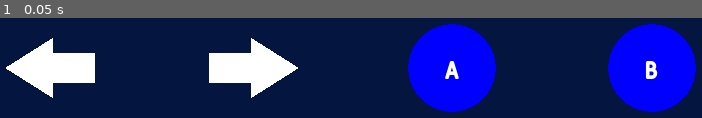
Above: before the commit, frame 1.
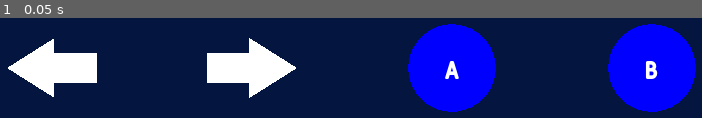
Above: after the commit, the same moment.

Repository: codemonsters/racekombat
Game: Godot game, scene res://Menu.tscn
The game is run twice, just before and just after one commit, with the same random seed, the same clock (stepped at 60 frames per second) and the same inputs.
Inputs:
- Up to frame 1 (0.05 s): no input

The runs differ from the first frame. In frame 1, 0.6% of the frame differs, in the area x 0-43%, y 20-80%.

Commit message:
¡Los botones ya responden a clicks! :tada:
Fixes #2

Diff:
--- a/client/Menu.gd
+++ b/client/Menu.gd
@@ -1,21 +1,17 @@
 extends Node
 
 
-# Declare member variables here. Examples:
-# var a = 2
-# var b = "text"
+var containers = {
+	1: "ArrowLeft",
+	2: "ArrowRight",
+	3: "ButtonA",
+	4: "ButtonB",
+
+}
 
 
-# Called when the node enters the scene tree for the first time.
+func _on_container_gui_input(event, container_number):
 
-## Called every frame. 'delta' is the elapsed time since the previous frame.
-#func _process(delta):
-#	print($Arrow.scale)
-#	$Arrow.scale += 0.25 * $Arrow.scale
-#	pass
-
-
-#func _on_Timer_timeout():
-#	print($Arrow.scale)
-#	$Arrow.scale += 0.25 * $Arrow.scale
-#	pass # Replace with function body.
+	if (event is InputEventMouseButton or event is InputEventScreenTouch) \
+			and event.pressed:
+		print(containers[container_number])
--- a/client/Menu.tscn
+++ b/client/Menu.tscn
@@ -19,26 +19,27 @@
 [node name="HSplitContainer2" type="HSplitContainer" parent="."]
 margin_right = 640.0
 margin_bottom = 720.0
+dragger_visibility = 2
 __meta__ = {
 "_edit_use_anchors_": false
 }
 
-[node name="CenterContainer3" type="CenterContainer" parent="HSplitContainer2"]
-margin_right = 314.0
+[node name="CenterContainer1" type="CenterContainer" parent="HSplitContainer2"]
+margin_right = 320.0
 margin_bottom = 720.0
 size_flags_horizontal = 3
 __meta__ = {
 "_edit_use_anchors_": false
 }
 
-[node name="ArrowLeft" parent="HSplitContainer2/CenterContainer3" instance=ExtResource( 1 )]
-margin_left = 157.0
+[node name="ArrowLeft" parent="HSplitContainer2/CenterContainer1" instance=ExtResource( 1 )]
+margin_left = 160.0
 margin_top = 360.0
-margin_right = 157.0
+margin_right = 160.0
 margin_bottom = 360.0
 
 [node name="CenterContainer2" type="CenterContainer" parent="HSplitContainer2"]
-margin_left = 326.0
+margin_left = 320.0
 margin_right = 640.0
 margin_bottom = 720.0
 size_flags_horizontal = 3
@@ -47,9 +48,9 @@
 }
 
 [node name="ArrowRight" parent="HSplitContainer2/CenterContainer2" instance=ExtResource( 3 )]
-margin_left = 157.0
+margin_left = 160.0
 margin_top = 360.0
-margin_right = 157.0
+margin_right = 160.0
 margin_bottom = 360.0
 
 [node name="HSplitContainer" type="HSplitContainer" parent="."]
@@ -61,7 +62,7 @@
 "_edit_use_anchors_": false
 }
 
-[node name="CenterContainer2" type="CenterContainer" parent="HSplitContainer"]
+[node name="CenterContainer3" type="CenterContainer" parent="HSplitContainer"]
 margin_right = 320.0
 margin_bottom = 720.0
 size_flags_horizontal = 3
@@ -69,14 +70,14 @@
 "_edit_use_anchors_": false
 }
 
-[node name="Button" parent="HSplitContainer/CenterContainer2" instance=ExtResource( 4 )]
+[node name="ButtonA" parent="HSplitContainer/CenterContainer3" instance=ExtResource( 4 )]
 margin_left = 160.0
 margin_top = 360.0
 margin_right = 160.0
 margin_bottom = 360.0
 button_name = "A"
 
-[node name="CenterContainer3" type="CenterContainer" parent="HSplitContainer"]
+[node name="CenterContainer4" type="CenterContainer" parent="HSplitContainer"]
 margin_left = 320.0
 margin_right = 640.0
 margin_bottom = 720.0
@@ -85,9 +86,14 @@
 "_edit_use_anchors_": false
 }
 
-[node name="Button" parent="HSplitContainer/CenterContainer3" instance=ExtResource( 4 )]
+[node name="ButtonB" parent="HSplitContainer/CenterContainer4" instance=ExtResource( 4 )]
 margin_left = 160.0
 margin_top = 360.0
 margin_right = 160.0
 margin_bottom = 360.0
 button_name = "B"
+
+[connection signal="gui_input" from="HSplitContainer2/CenterContainer1" to="." method="_on_container_gui_input" binds= [ 1 ]]
+[connection signal="gui_input" from="HSplitContainer2/CenterContainer2" to="." method="_on_container_gui_input" binds= [ 2 ]]
+[connection signal="gui_input" from="HSplitContainer/CenterContainer3" to="." method="_on_container_gui_input" binds= [ 3 ]]
+[connection signal="gui_input" from="HSplitContainer/CenterContainer4" to="." method="_on_container_gui_input" binds= [ 4 ]]
